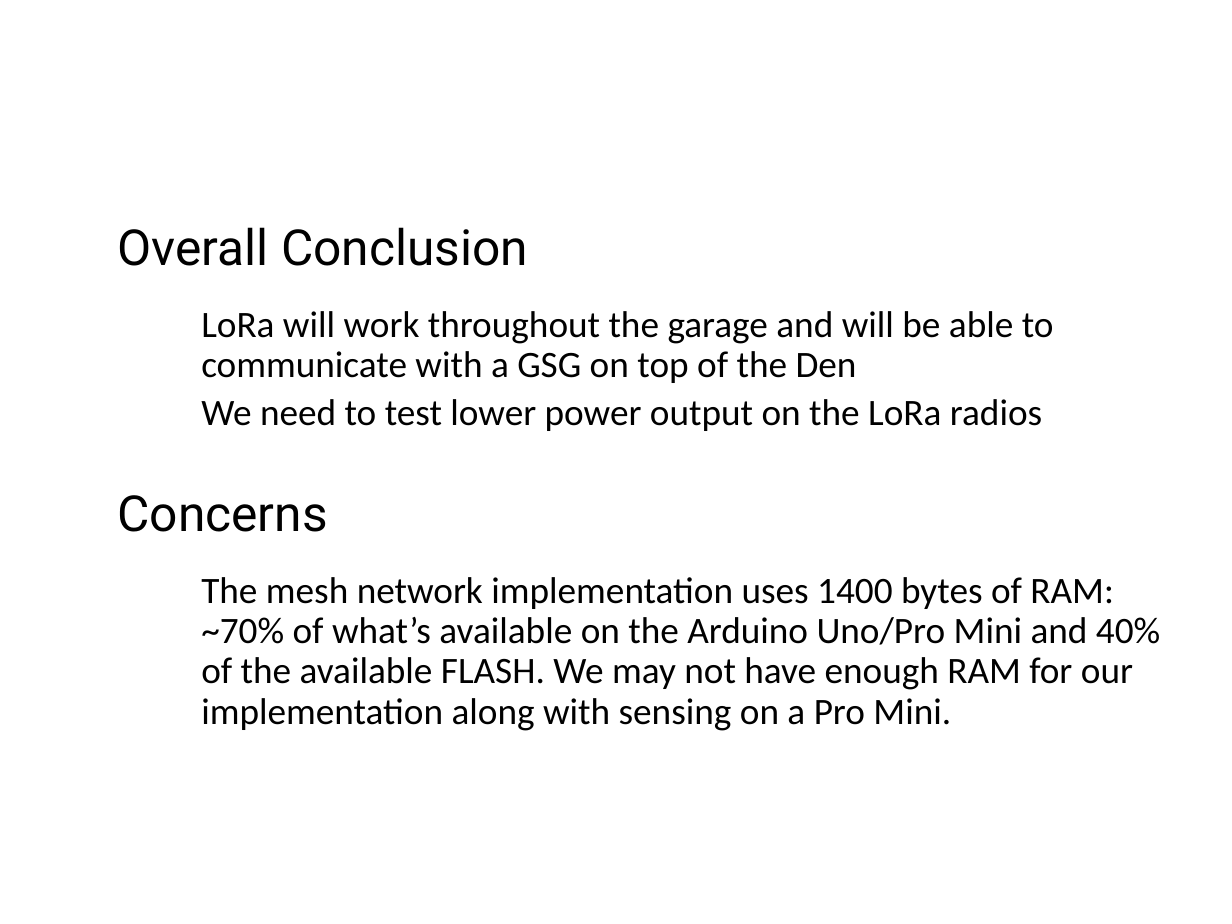
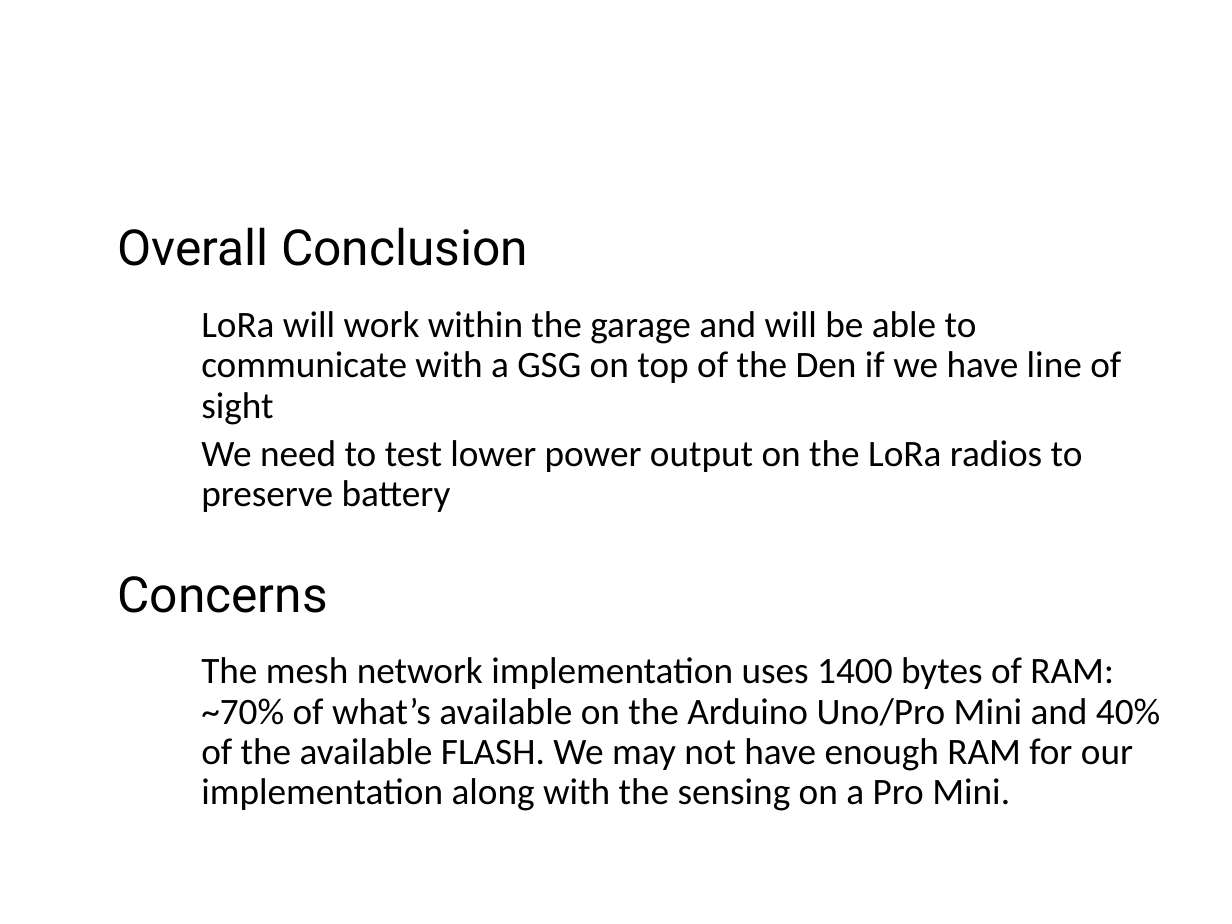
Before and after one commit to Jaxal83/parkingSensor, a slide deck: slide 19 of PDR.odp (slide 20 before the commit). Drawn at 1232x924 pixels with LibreOffice and Linux fonts; fonts in the diff are those of the drawing; background and template pictures are left out. Boxes give left, top, right and bottom in pixels: in the first picture for what was removed or moved away, otherwise in the second. Text is boxed around its words. In the diff, an @@ line names an element or a change of style, - is before the commit and + after.

```diff
--- a/PDR.odp
+++ b/PDR.odp
@@ text at (201, 311, 1121, 512): text changed @@
-  • LoRa will work throughout the garage and will be able to communicate with a GSG on top of the Den
-  • We need to test lower power output on the LoRa radios
+  • LoRa will work within the garage and will be able to communicate with a GSG on top of the Den if we have line of sight
+  • We need to test lower power output on the LoRa radios to preserve battery
@@ text at (201, 657, 1160, 811): text changed @@
-  • The mesh network implementation uses 1400 bytes of RAM: ~70% of what’s available on the Arduino Uno/Pro Mini and 40% of the available FLASH. We may not have enough RAM for our implementation along with sensing on a Pro Mini.
+  • The mesh network implementation uses 1400 bytes of RAM: ~70% of what’s available on the Arduino Uno/Pro Mini and 40% of the available FLASH. We may not have enough RAM for our implementation along with the sensing on a Pro Mini.
```
Also in this commit, not shown: 2 other slides changed, 1 slide removed.
